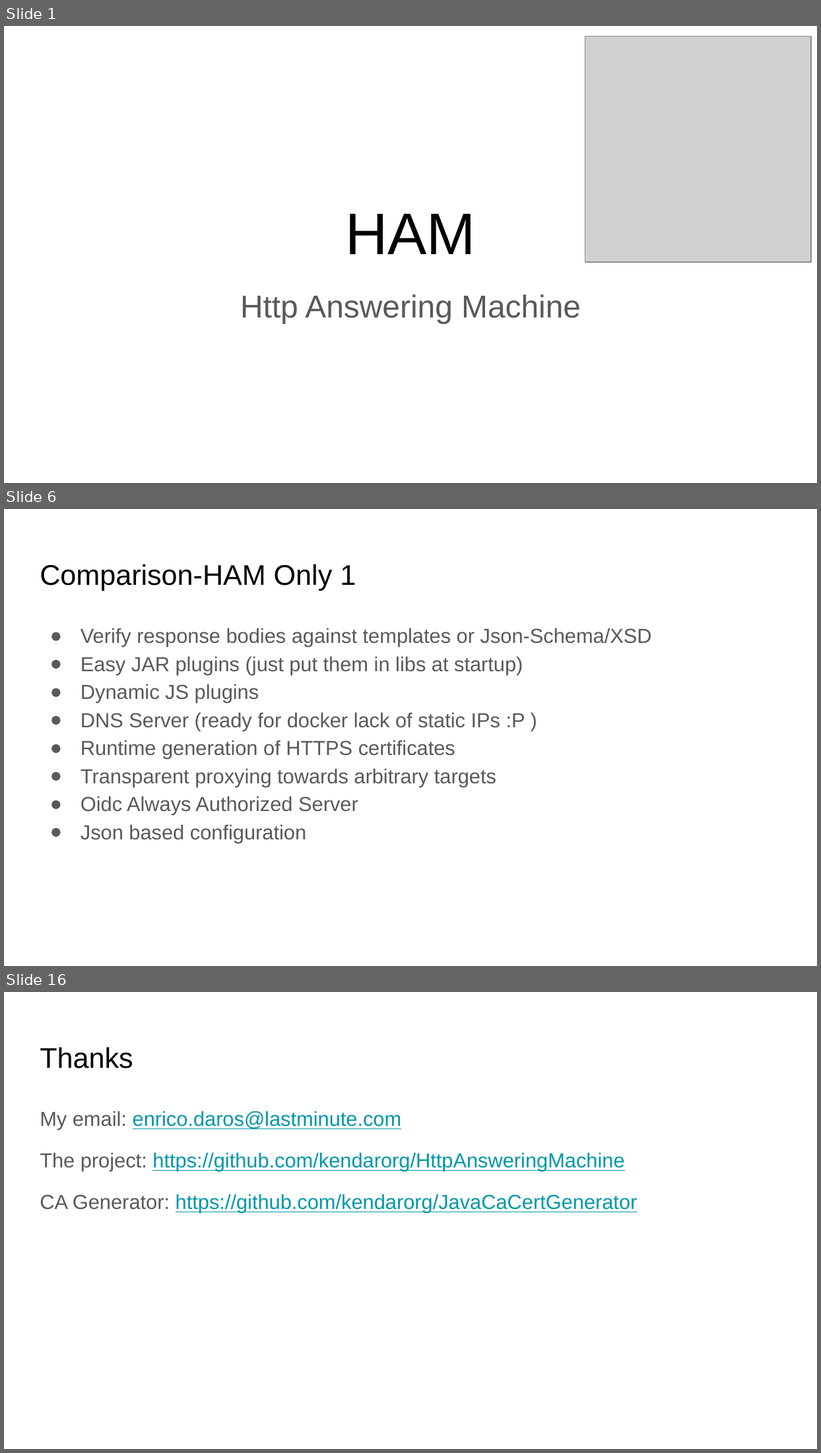
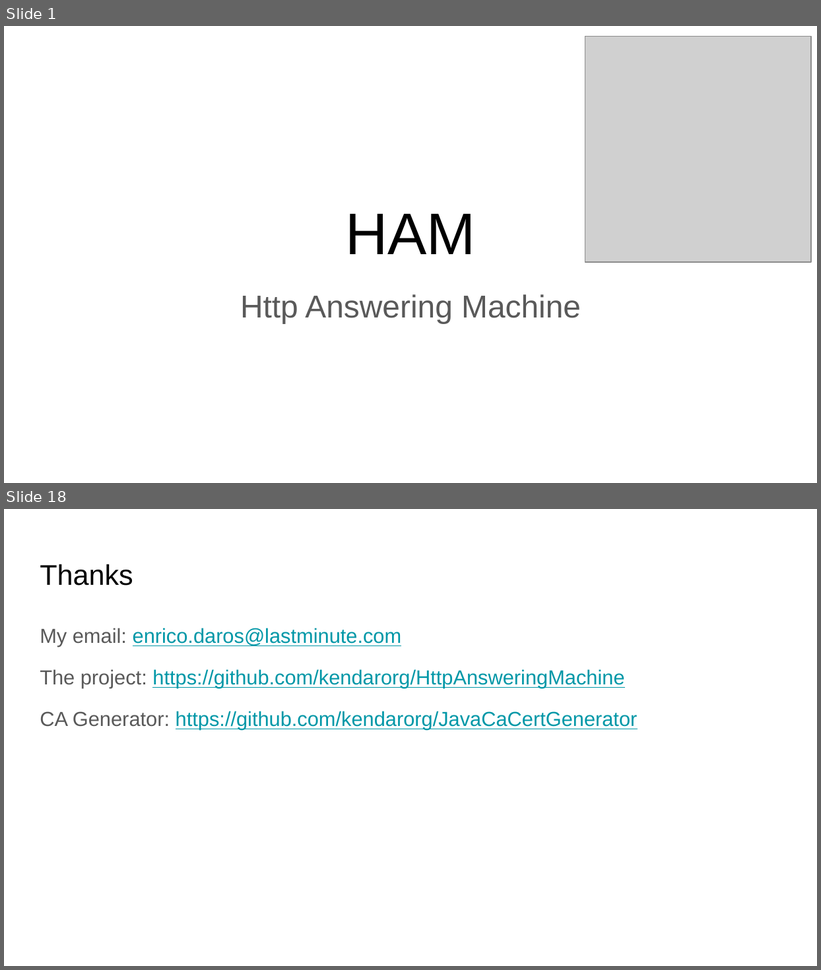
Before and after one commit to kendarorg/HttpAnsweringMachine, a slide deck: docs/HAM.pptx. Shown one above the other, each under a label of ours: slides 1, 6 and 16 before the commit, slides 1 and 18 after it; the slides between them are not shown. The pictures are 821x1453 and 821x970 pixels, drawn with LibreOffice and Linux fonts; fonts in the diff are those of the drawing; grey boxes stand for pictures. Boxes give left, top, right and bottom in pixels: in the first picture for what was removed or moved away, otherwise in the second. Text is boxed around its words. In the diff, an @@ line names an element or a change of style, - is before the commit and + after.

```diff
--- a/docs/HAM.pptx
+++ b/docs/HAM.pptx
@@ slide 6 removed at (x1=4, y1=509, x2=817, y2=966), background #FFFFFF @@
@@ title removed at (x1=40, y1=564, x2=356, y2=590) @@
-Comparison-HAM Only 1
@@ text removed at (x1=81, y1=628, x2=652, y2=843) @@
-● Verify response bodies against templates or Json-Schema/XSD
-● Easy JAR plugins (just put them in libs at startup)
-● Dynamic JS plugins
-● DNS Server (ready for docker lack of static IPs :P )
-● Runtime generation of HTTPS certificates
-● Transparent proxying towards arbitrary targets
-● Oidc Always Authorized Server
-● Json based configuration
@@ what was slide 16 is now slide 18 @@
```
Also in this commit, not shown: 3 slides changed, 13 slides added, 10 other slides removed, 9 other files.
